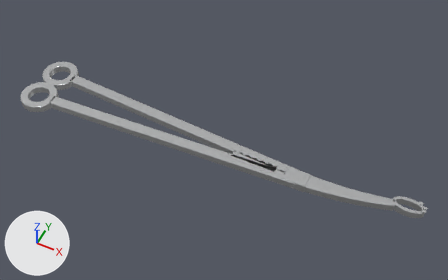
Renders of the glTF model simiq3d/models/glb/lahey_forceps.glb from each side of a commit.
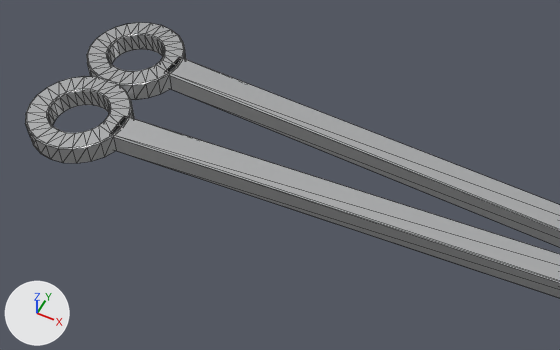
There are two pictures of each version: one whole from a camera (50 mm lens) standing at (0.0758, -0.1386, 0.1799) and looking at (0.0045, 0.0041, 0.0015), one close up from a camera (50 mm lens) standing at (-0.0135, -0.0665, 0.0777) and looking at (-0.0475, 0.0015, -0.0074). Lighting does not change. The marker at lower left points along +X, +Y and +Z. The older version's two pictures come first. The close-ups show mesh edges as thin lines. Vertices at exactly the same position are counted once.

Objects in the first close-up: 'lahey_forceps'.
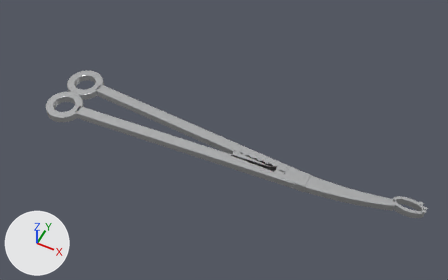
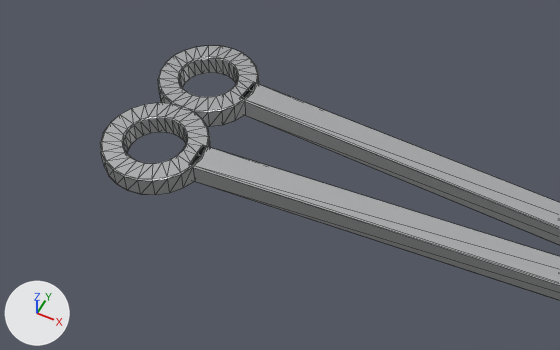
The newer file is also turned or shifted as a whole; pictures and numbers use the older file's frame.

Where the change shows, as pixel boxes [x1, y1, x2, y2] in the close-ups (560 x 350 px; the box of a moved part takes in the faces that stretch with it):
'lahey_forceps', reshaped
    before: [25, 23, 560, 298]
    after: [100, 45, 560, 300]
part 1 of me_lahey_forceps, moved or reshaped
    before: [87, 23, 186, 100]
    after: [158, 45, 259, 126]
part 2 of me_lahey_forceps, moved or reshaped
    before: [25, 76, 134, 163]
    after: [100, 103, 211, 195]
part 3 of me_lahey_forceps, moved or reshaped
    before: [110, 58, 560, 298]
    after: [191, 82, 560, 300]

What the commit changed:
me_lahey_forceps is used by ob_lahey_forceps; location (0.0, 0.0, 0.0).
me_lahey_forceps had 934 vertices, 1832 faces and spanned x -0.083..0.083, y -0.015..0.015, z -0.002..0.002.
me_lahey_forceps now has 934 vertices, 1832 faces and spans x -0.07..0.083, y -0.015..0.015, z -0.002..0.002.
me_lahey_forceps part 1: the loose piece of 192 vertices spanning x -0.083..-0.068, y 0.0..0.015, z -0.002..0.001 is moved by (0.013, 0.0, 0.0).
me_lahey_forceps part 2: the loose piece of 192 vertices spanning x -0.083..-0.068, y -0.015..0.0, z -0.002..0.001 is moved by (0.013, 0.0, 0.0).
me_lahey_forceps part 3: 24 of the vertices in x -0.069..-0.068, y -0.009..0.009, z -0.002..0.001 are moved by (0.013, 0.0, 0.0).
